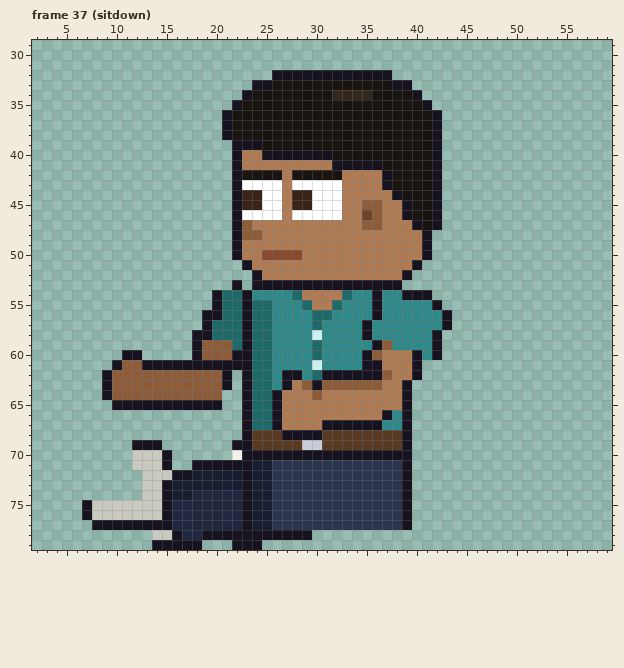
One commit to this pixel-art file: sprites/expo/expo_vendh_left_anim.aseprite. The picture above is the old version.
64x80 pixels, 129 frames. Shown: frame 37 (sitdown): x 2..59, y 29..79. The commit also changed other frames, which this record leaves out.
The result:
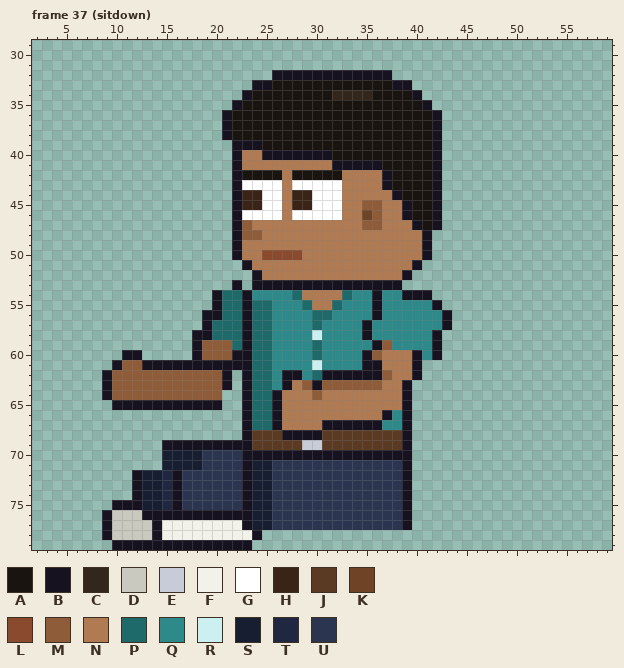
Palette (. is transparent): A #1a1410  B #17121f  C #33261c  D #c9c9c0  E #c8ccd8  F #f2f2ea  G #ffffff  H #3a2418  J #5a3a22  K #6e4326  L #8a4a2e  M #8e5c38  N #b07a52  P #1e6a6a  Q #2e8a8a  R #ccf0f0  S #171e32  T #1f2840  U #2b3550
Change:
Frame 37 (sitdown), layers "Pants", "Shoes":
y 69: x 12..21 BBB....... -> ...BBBBBBB
y 70: x 12..22 DDDB......F -> ...SSSSUUUU
y 71: x 12..22 DDDB..BBBBB -> ...SSSSUUUU
y 72: x 12..15 .DDD -> BSST; x 17..22 BSSSSS -> UUUUUU
y 73: x 12..22 .DDBSSSSSSS -> BSSTBUUUUUU
y 74: x 12..22 .DDBSSTTTTT -> BSSTBUUUUUU
y 75: x 7..22 BDDDDDDDBTTTTTTT -> ...BBBSSTBUUUUUU
y 76: x 7..9 BDD -> ..B; x 13..14 DD -> BB; x 16..22 TTTTTTT -> BBBBBBB
y 77: x 8 B -> .; x 10..13 BBBB -> DDDD; x 15..22 BTTTTTTT -> FFFFFFFF
y 78: x 9..23 .....DDBTTBBBBB -> BDDDDBFFFFFFFFF; x 25..29 BBBBB -> .....
y 79: x 10..13 .... -> BBBB; x 19..21 ... -> BBB; x 24 B -> .
